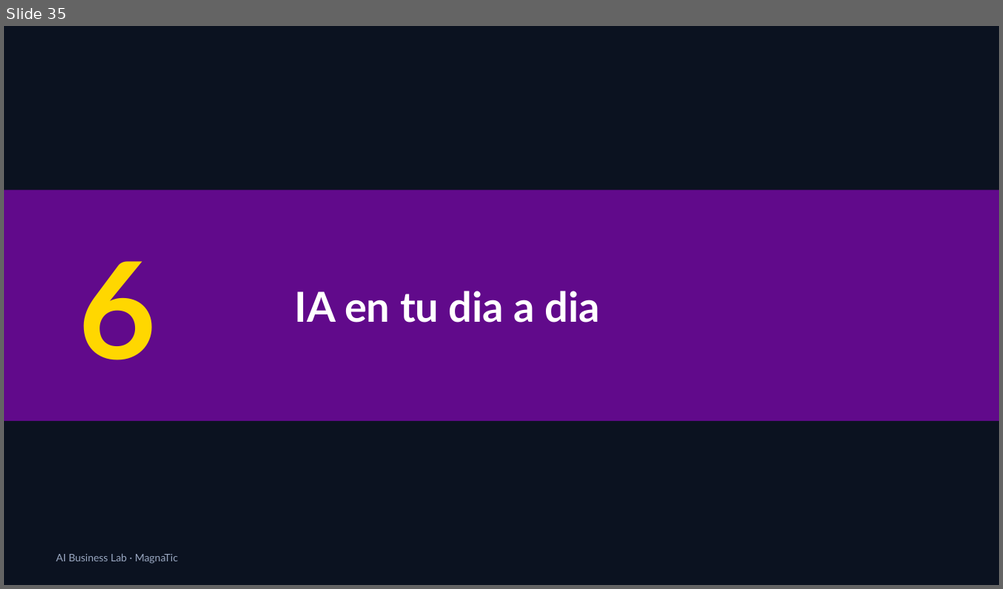
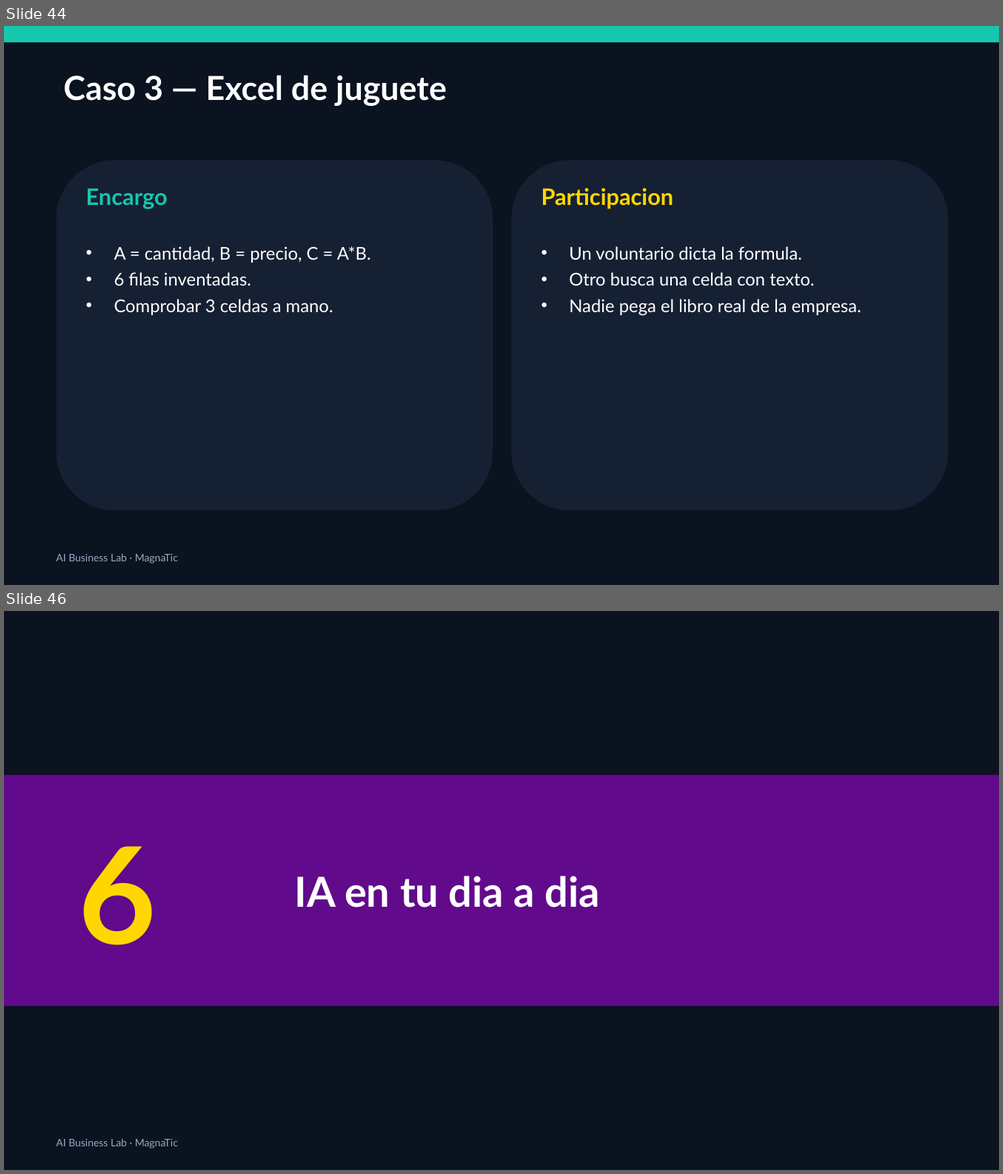
Before and after one commit to xander0408/CURSOS, a slide deck: AI-Business-Lab-Presentacion.pptx. Shown one above the other, each under a label of ours: slide 35 before the commit, slides 44 and 46 after it; the slides between them are not shown. The pictures are 1003x589 and 1003x1174 pixels, drawn with LibreOffice and Linux fonts; fonts in the diff are those of the drawing. Boxes give left, top, right and bottom in pixels: in the first picture for what was removed or moved away, otherwise in the second. Text is boxed around its words. In the diff, an @@ line names an element or a change of style, - is before the commit and + after.

```diff
--- a/AI-Business-Lab-Presentacion.pptx
+++ b/AI-Business-Lab-Presentacion.pptx
@@ slide 44 added at (4, 26, 999, 585), background #0B1220 @@
@@ rectangle added at (4, 26, 999, 42), fill #16C6AD @@
@@ text added at (63, 75, 447, 106), 32 pt, text #FFFFFF, bold @@
+Caso 3 — Excel de juguete
@@ rounded rectangle added at (57, 160, 492, 511), fill #162033 @@
@@ rounded rectangle added at (512, 160, 948, 511), fill #162033 @@
@@ text added at (86, 188, 168, 210), 22 pt, text #16C6AD, bold @@
+Encargo
@@ text added at (541, 188, 674, 209), 22 pt, text #FFD700, bold @@
+Participacion
@@ text added at (114, 247, 371, 315), 17 pt, text #FFFFFF @@
+• A = cantidad, B = precio, C = A*B.
+• 6 filas inventadas.
+• Comprobar 3 celdas a mano.
@@ text added at (569, 247, 861, 316), 17 pt, text #FFFFFF @@
+• Un voluntario dicta la formula.
+• Otro busca una celda con texto.
+• Nadie pega el libro real de la empresa.
@@ text added at (56, 554, 178, 564), 10 pt, text #9AA8C2 @@
+AI Business Lab · MagnaTic
@@ what was slide 35 is now slide 46 @@
```
Also in this commit, not shown: 3 slides changed, 13 other slides added, 13 other files.
